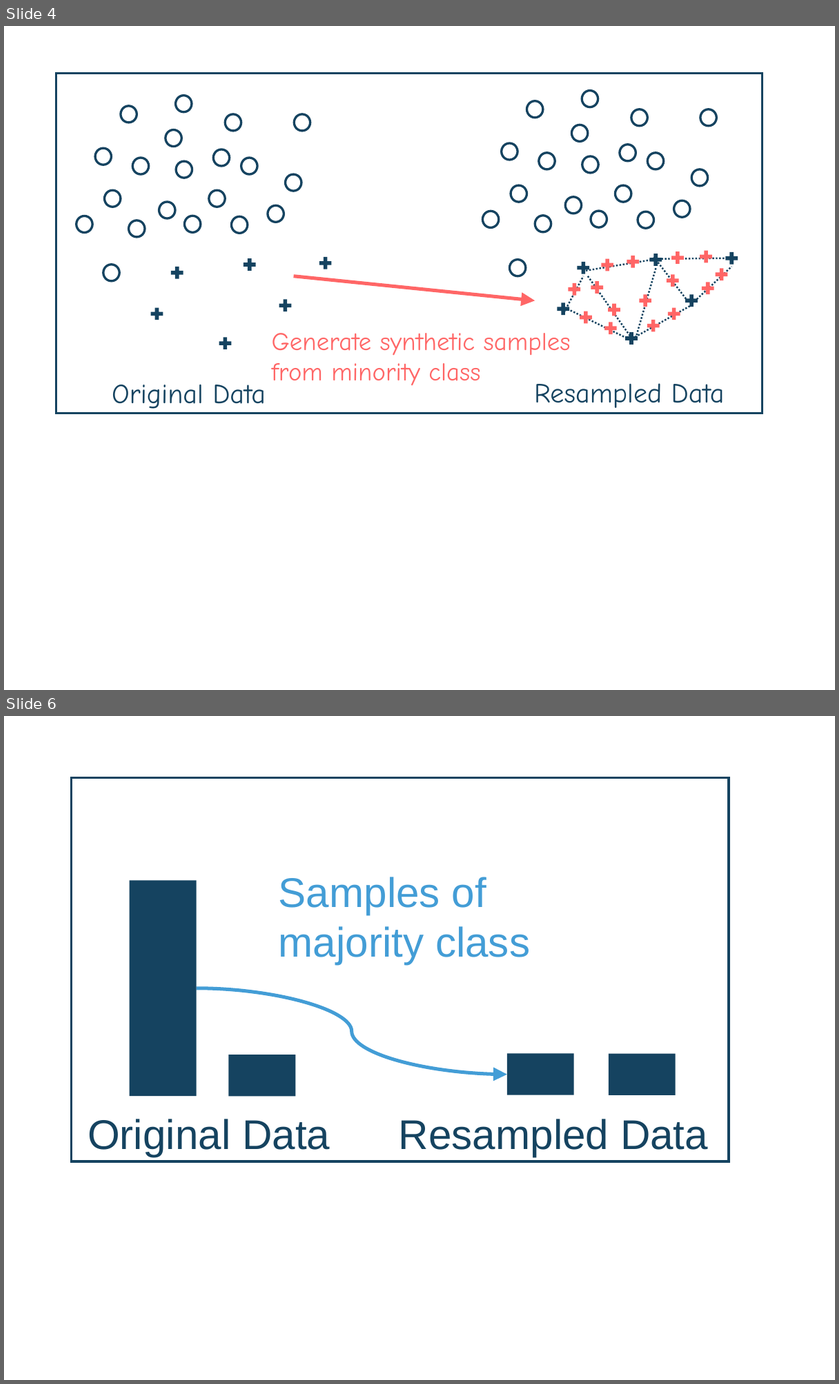
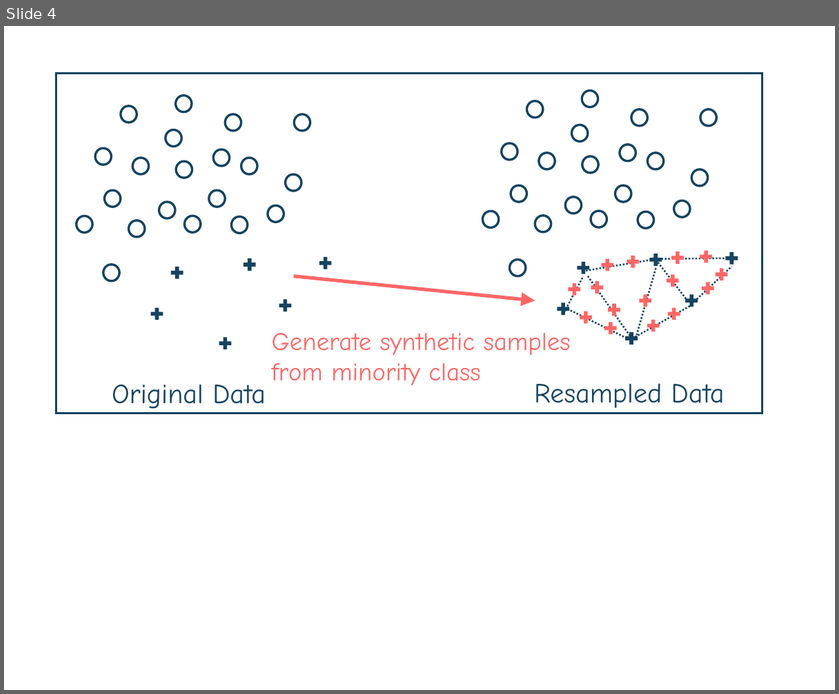
Before and after one commit to fmegahed/subsampling, a slide deck: Figures/subsampling.pptx. Shown one above the other, each under a label of ours: slides 4 and 6 before the commit, slide 4 after it; the slides between them are not shown. The pictures are 839x1384 and 839x694 pixels, drawn with LibreOffice and Linux fonts; fonts in the diff are those of the drawing. Boxes give left, top, right and bottom in pixels: in the first picture for what was removed or moved away, otherwise in the second. Text is boxed around its words. In the diff, an @@ line names an element or a change of style, - is before the commit and + after.

```diff
--- a/Figures/subsampling.pptx
+++ b/Figures/subsampling.pptx
@@ slide 6 removed at [4,716,835,1380], background #FFFFFF @@
@@ group removed at [70,777,728,1161]: 5 rectangles, 3 texts, 1 curved arrow @@
-Samples of majority class
-Resampled Data
-Original Data
```
Also in this commit, not shown: 1 slide changed, 4 slides added, 2 other slides removed, 12 other files.
